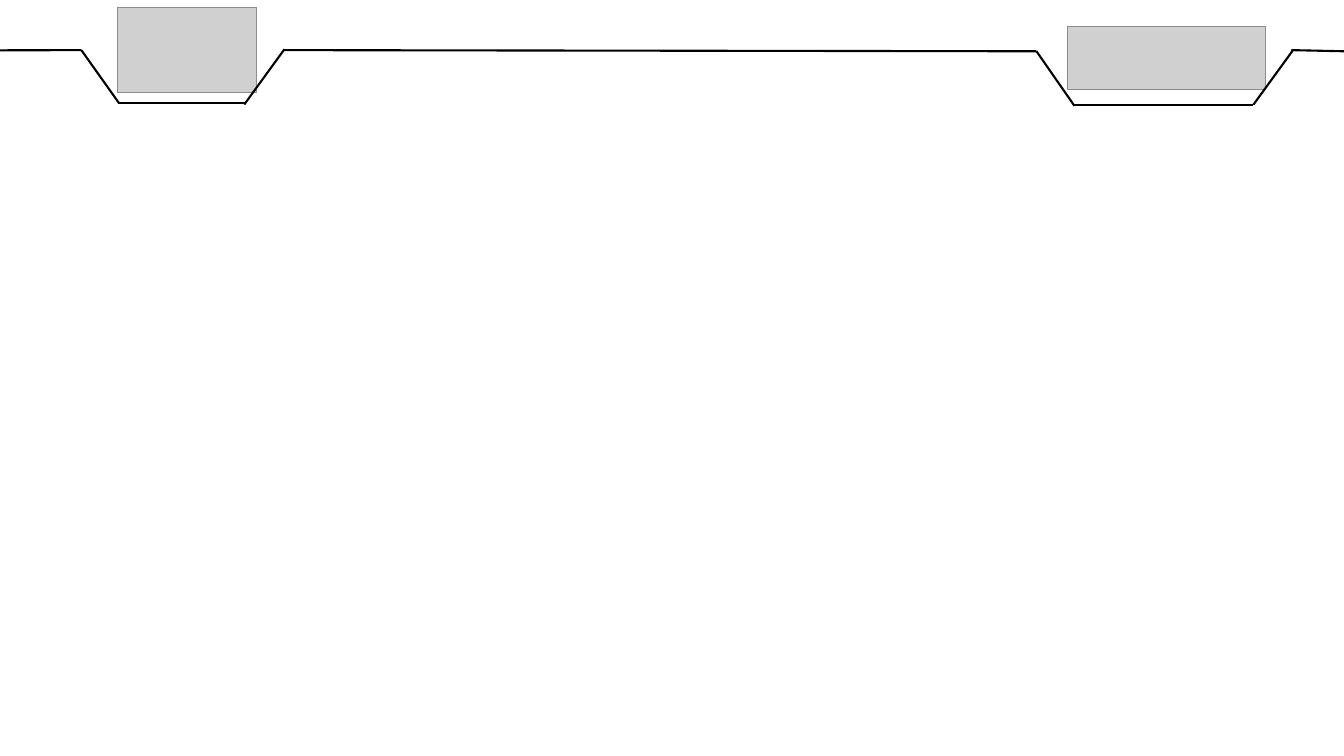
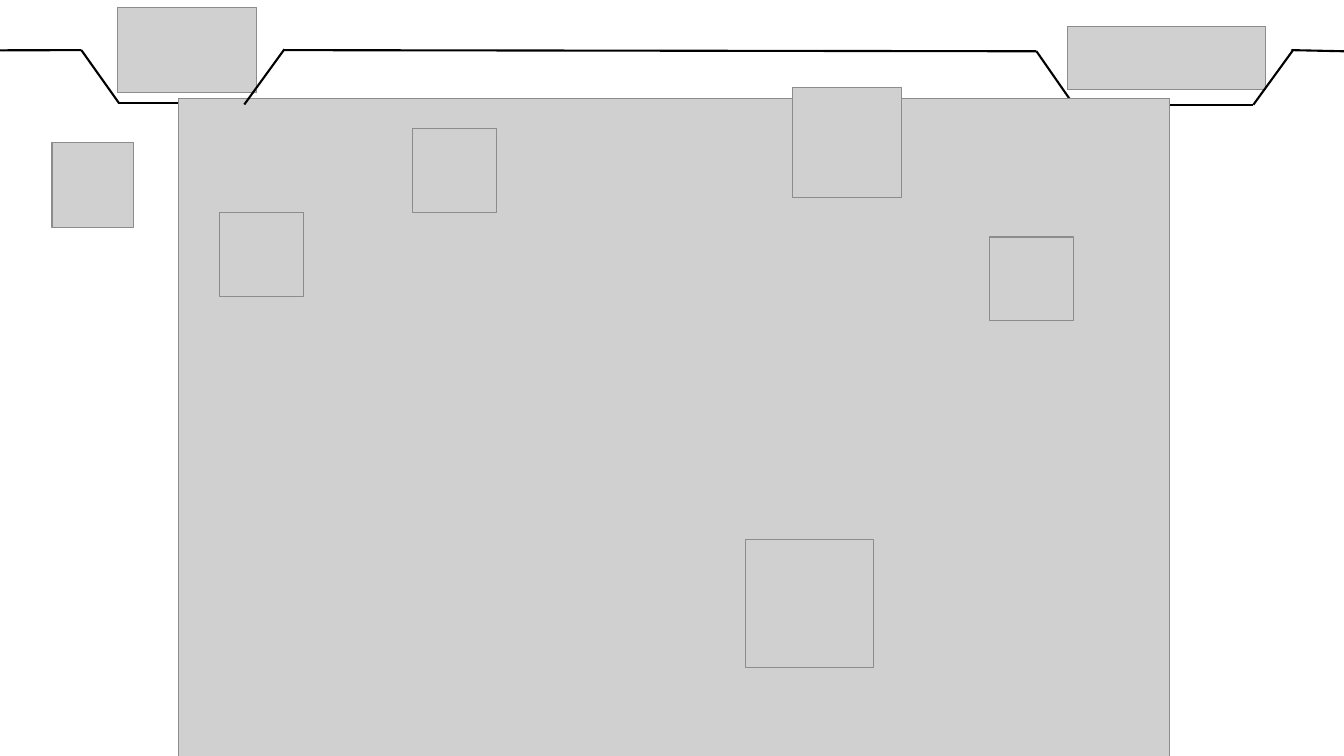
Before and after one commit to DylanChe/SupervisionSerre, a slide deck: slide 18 of oral_projet/revue_2/diaporama_revue_2_samuel.pptx (slide 17 before the commit). Drawn at 1344x756 pixels with LibreOffice and Linux fonts; fonts in the diff are those of the drawing; grey boxes stand for pictures. Boxes give left, top, right and bottom in pixels: in the first picture for what was removed or moved away, otherwise in the second. Text is boxed around its words. In the diff, an @@ line names an element or a change of style, - is before the commit and + after.

```diff
--- a/oral_projet/revue_2/diaporama_revue_2_samuel.pptx
+++ b/oral_projet/revue_2/diaporama_revue_2_samuel.pptx
@@ picture added at bbox=[792, 88, 902, 198] @@
@@ picture added at bbox=[178, 98, 1171, 756] @@
@@ picture added at bbox=[52, 143, 134, 228] @@
@@ picture added at bbox=[412, 129, 496, 213] @@
@@ picture added at bbox=[220, 213, 303, 296] @@
@@ picture added at bbox=[989, 237, 1073, 321] @@
@@ picture added at bbox=[745, 539, 873, 667] @@
```
Also in this commit, not shown: 5 other slides changed, 3 slides added, 2 other files.
